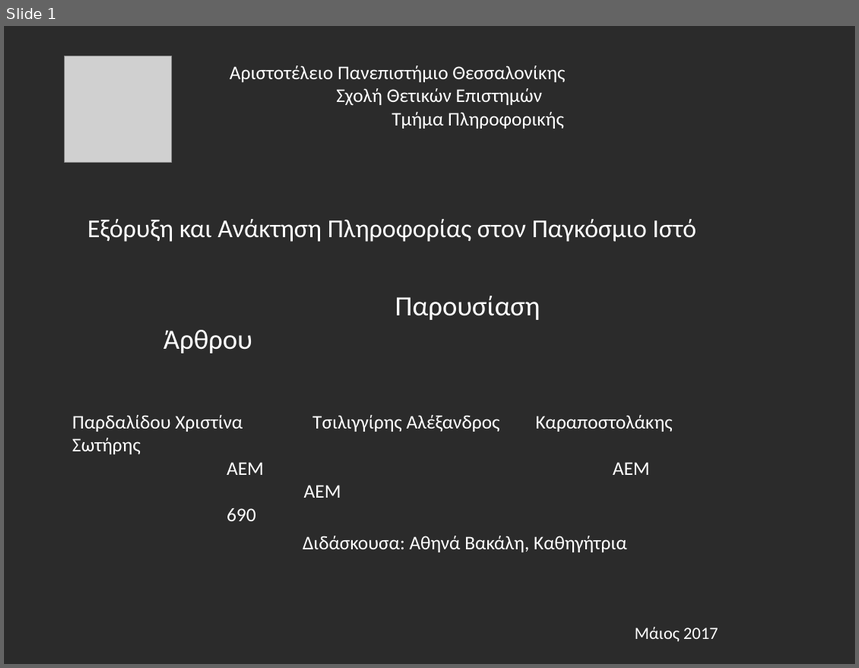
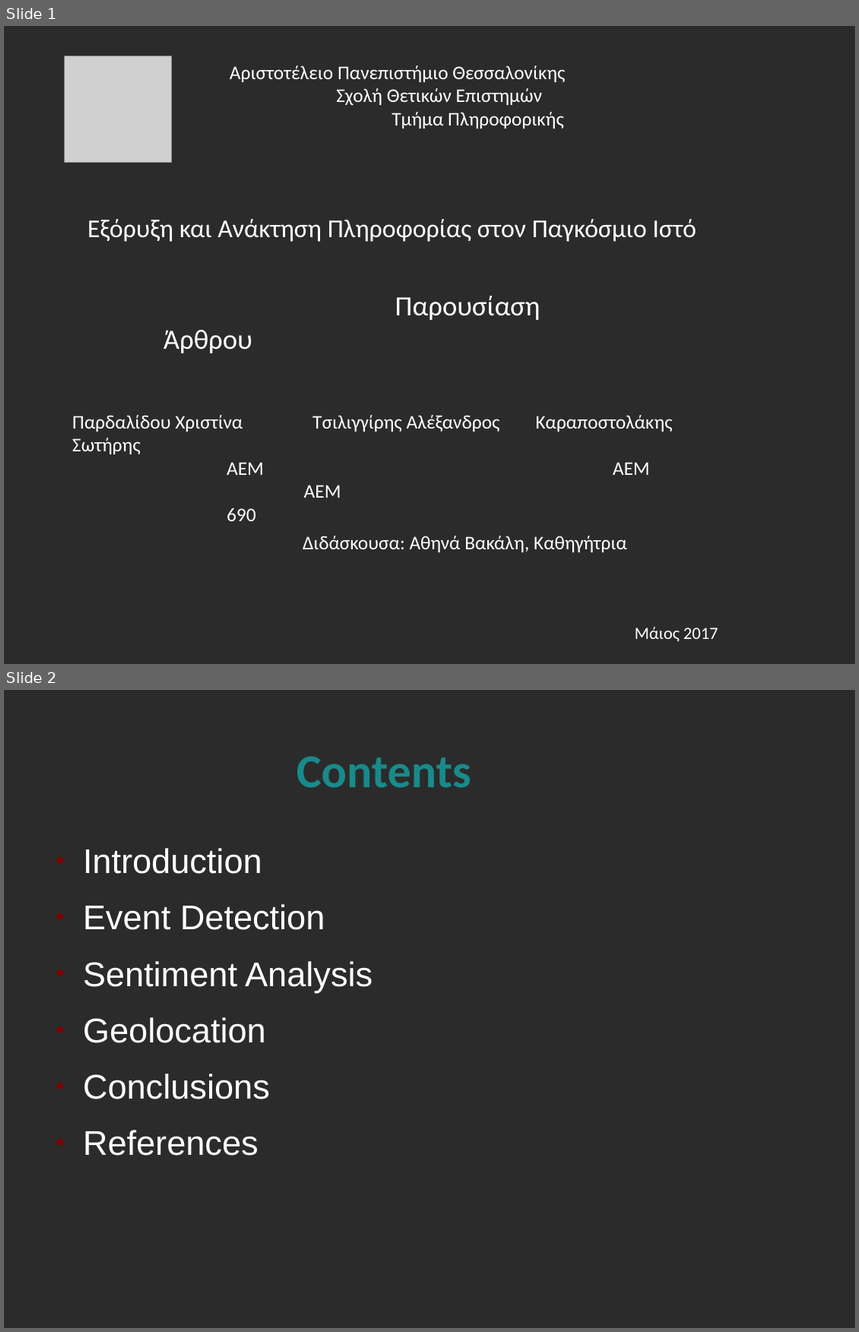
Before and after one commit to alextsil/twitter-topic-detection-and-analysis, a slide deck: parousiasi/presentation.odp. Shown one above the other, each under a label of ours: slide 1 before the commit, slides 1 and 2 after it. The pictures are 859x668 and 859x1332 pixels, drawn with LibreOffice and Linux fonts; fonts in the diff are those of the drawing; grey boxes stand for pictures; background and template pictures are left out; a plain dark background stands for a picture behind light text. Boxes give left, top, right and bottom in pixels: in the first picture for what was removed or moved away, otherwise in the second. Text is boxed around its words. In the diff, an @@ line names an element or a change of style, - is before the commit and + after.

```diff
--- a/parousiasi/presentation.odp
+++ b/parousiasi/presentation.odp
@@ slide 2 added at [4,690,855,1328], background picture (left out) @@
@@ title added at [297,756,471,788], 44 pt, text #198A8A, bold @@
+Contents
@@ text added at [83,848,373,1156], 32 pt, text #FFFFFF @@
+● Introduction
+● Event Detection
+● Sentiment Analysis
+● Geolocation
+● Conclusions
+● References
```
Also in this commit, not shown: 19 other slides added.
